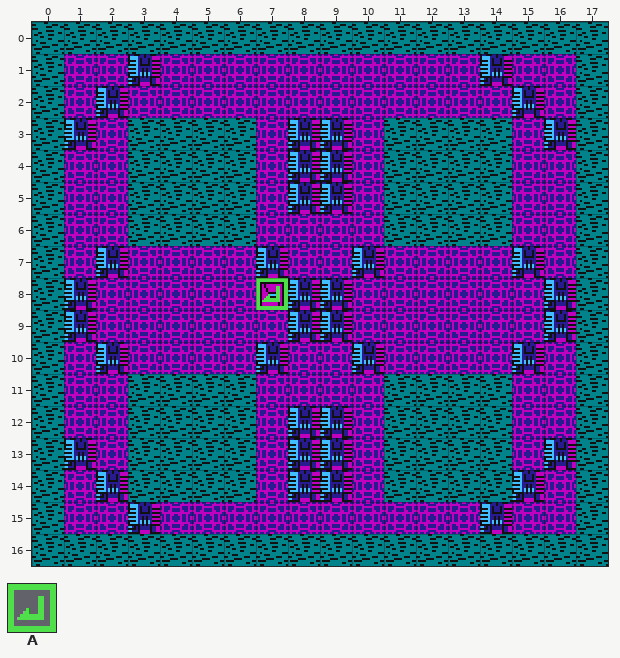
Tiled map -- tiled/laboratory.tmx. That is the earlier state.
Cells are 16x16 px. Shown: x 0..17, y 0..16.
Key: from "tileset": A 241.
Objects are placed by their top-left corner, in cells (3,4 is the top-left corner of cell 3,4); size is 1x1 cell unless given.
Layers that did not change in this view are not listed.
Objects on layer "object" before:
A "road_to_laboratory_4" at 7,8
Once edited:
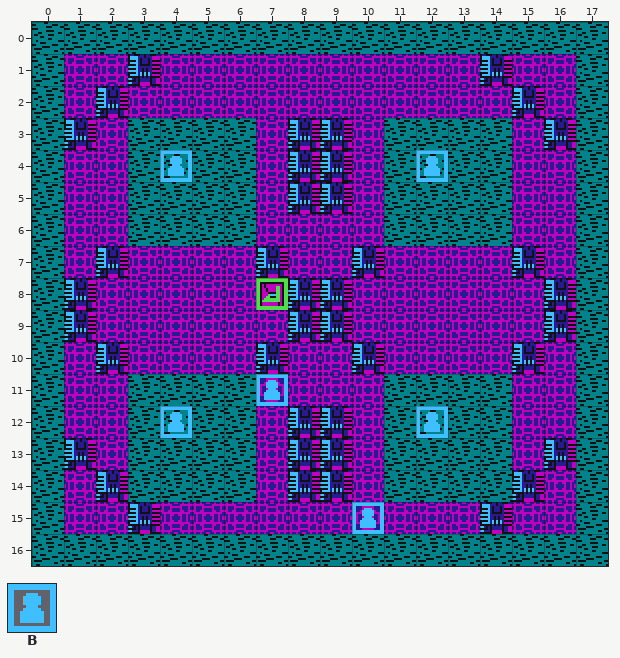
Further tiles: from "tileset": B 240.
From the commit log: :sparkles: 「らぼらとりー」にNPC設定
Difference:
Layer "object":
A new object: B "dolphin-1" at 4,4.
A new object: B "orca-1" at 12,4.
A new object: B "skeleton-1" at 7,11.
A new object: B "dolphin-2" at 4,12.
A new object: B "orca-2" at 12,12.
A new object: B "skeleton-2" at 10,15.
